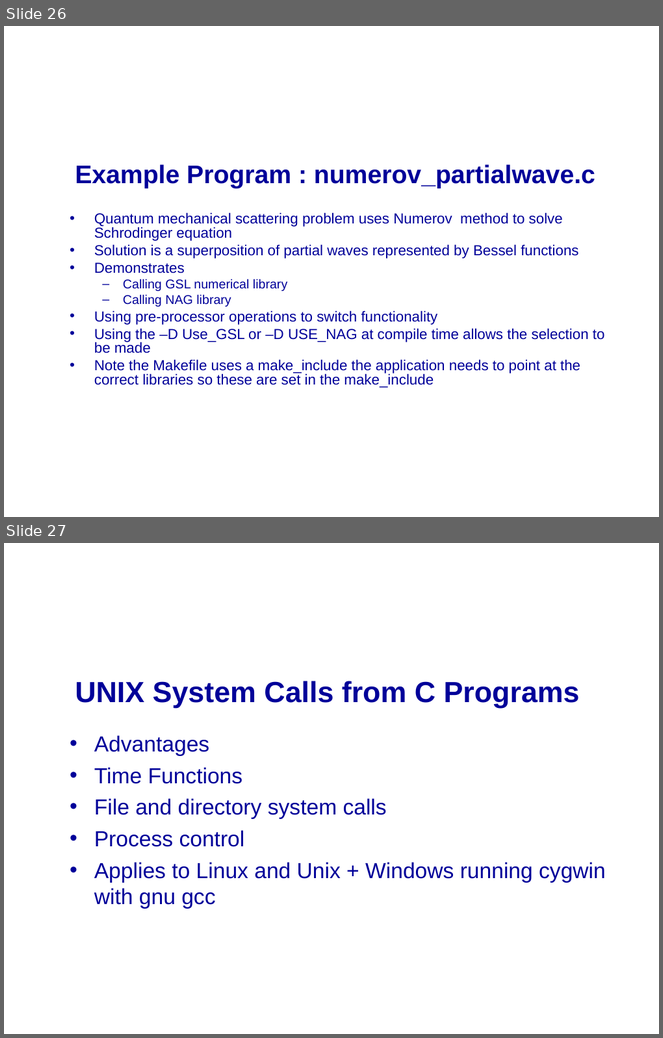
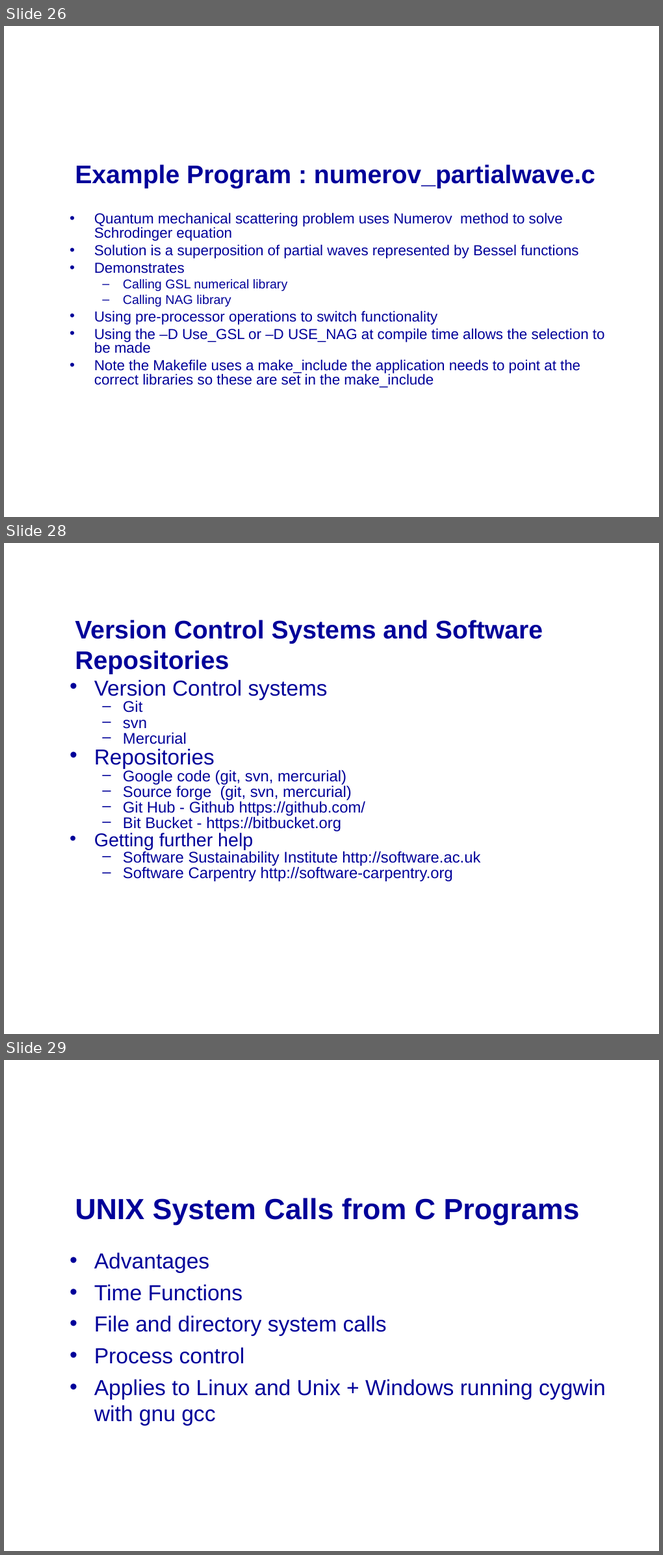
Before and after one commit to mikeg64/iome, a slide deck: src/examples/course/c/presentation/IntrotoC4.ppt. Shown one above the other, each under a label of ours: slides 26 and 27 before the commit, slides 26, 28 and 29 after it; the slides between them are not shown. The pictures are 663x1038 and 663x1555 pixels, drawn with LibreOffice and Linux fonts; fonts in the diff are those of the drawing; background and template pictures are left out. Boxes give left, top, right and bottom in pixels: in the first picture for what was removed or moved away, otherwise in the second. Text is boxed around its words. In the diff, an @@ line names an element or a change of style, - is before the commit and + after.

Commit message:
software management

```diff
--- a/src/examples/course/c/presentation/IntrotoC4.ppt
+++ b/src/examples/course/c/presentation/IntrotoC4.ppt
@@ slide 28 added at (4, 543, 659, 1034), background picture (left out) @@
@@ title added at (75, 620, 543, 674), 28 pt, text #000099, bold @@
+Version Control Systems and Software Repositories
@@ text added at (94, 680, 480, 882), 17 pt, text #000099 @@
+• Version Control systems
+  – Git
+  – svn
+  – Mercurial
+• Repositories
+  – Google code (git, svn, mercurial)
+  – Source forge (git, svn, mercurial)
+  – Git Hub - Github https://github.com/
+  – Bit Bucket - https://bitbucket.org
+• Getting further help
+  – Software Sustainability Institute http://software.ac.uk
+  – Software Carpentry http://software-carpentry.org
@@ what was slide 27 is now slide 29 @@
```
Also in this commit, not shown: 1 other slide added.
